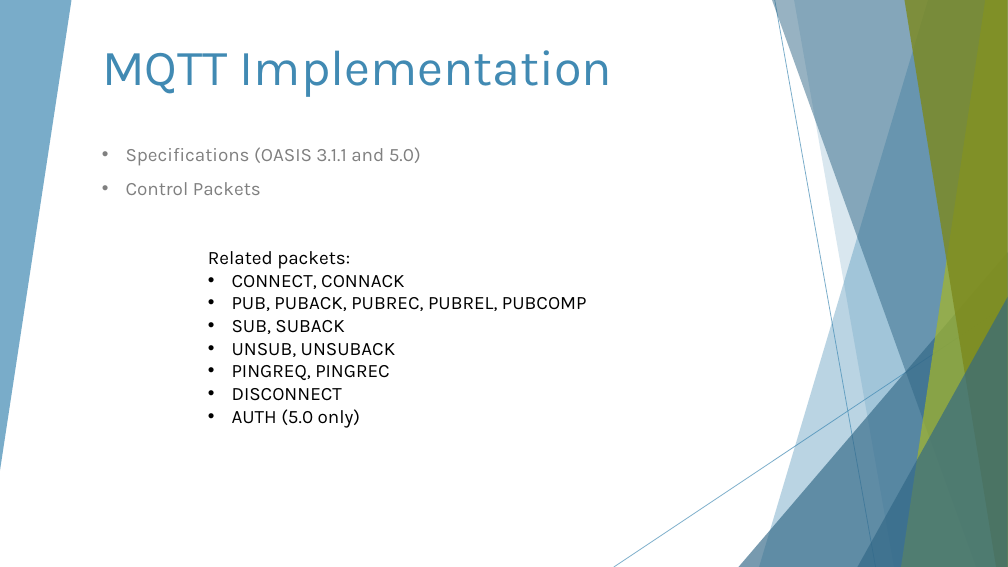
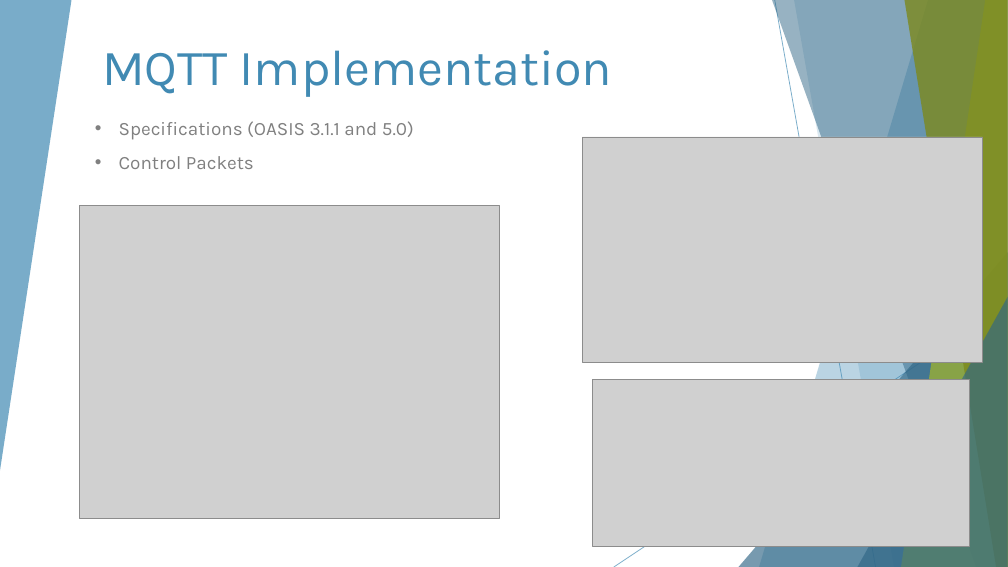
Before and after one commit to francois-normandin/mqtt-lv-py-demo, a slide deck: slide 6 of UKTAG 20210528 MQTT.pptx (slide 5 before the commit). Drawn at 1008x567 pixels with LibreOffice and Linux fonts; fonts in the diff are those of the drawing; grey boxes stand for pictures. Boxes give left, top, right and bottom in pixels: in the first picture for what was removed or moved away, otherwise in the second. Text is boxed around its words. In the diff, an @@ line names an element or a change of style, - is before the commit and + after.

```diff
--- a/UKTAG 20210528 MQTT.pptx
+++ b/UKTAG 20210528 MQTT.pptx
@@ text "Specifications (OASIS 3.1.1 and 5.0)": place and size @@
-text "Specifications (OASIS 3.1.1 and 5.0)" at [126,147,421,195]
+text "Specifications (OASIS 3.1.1 and 5.0)" at [119,121,414,169]
@@ picture added at [582,137,982,362] @@
@@ picture added at [79,206,499,520] @@
@@ text removed at [208,251,587,428] @@
-Related packets:
-• CONNECT, CONNACK
-• PUB, PUBACK, PUBREC, PUBREL, PUBCOMP
-• SUB, SUBACK
-• UNSUB, UNSUBACK
-• PINGREQ, PINGREC
-• DISCONNECT
-• AUTH (5.0 only)
@@ picture added at [593,379,970,546] @@
```
Also in this commit, not shown: 2 other slides changed, 1 slide added, 1 other file.
